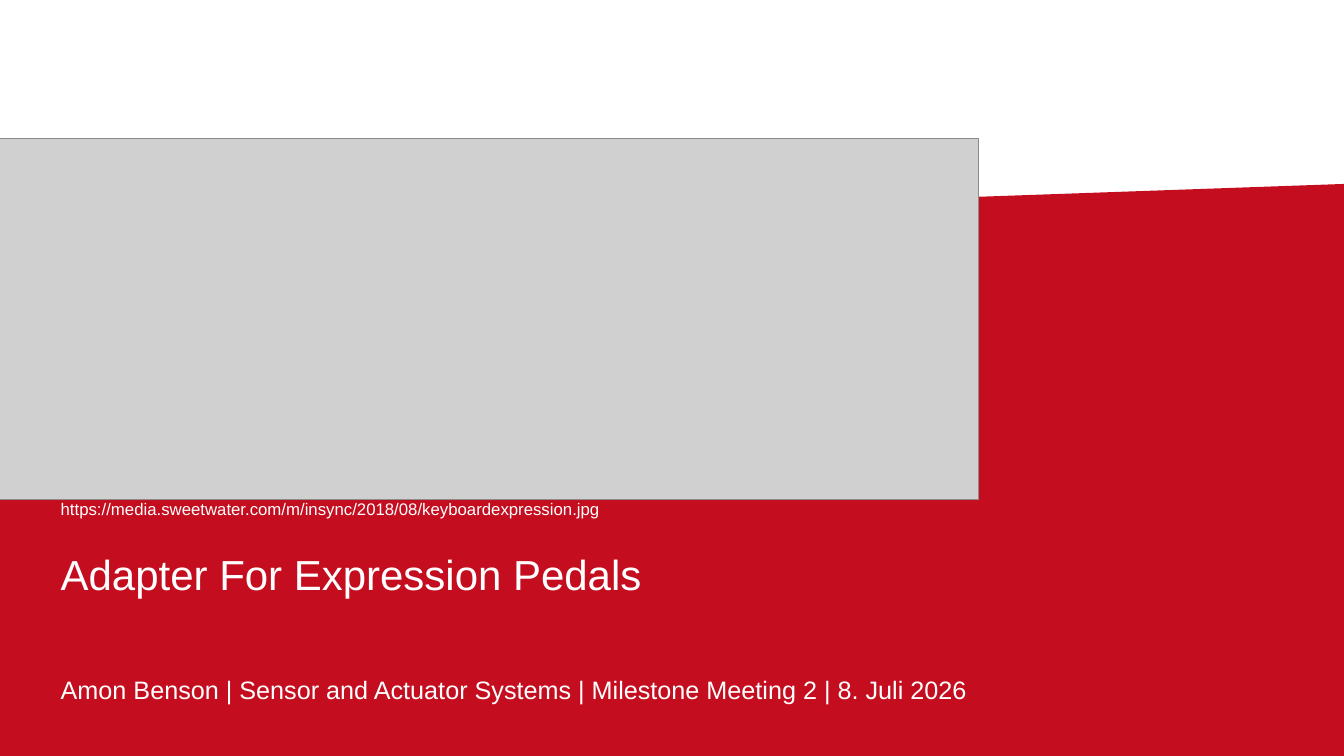
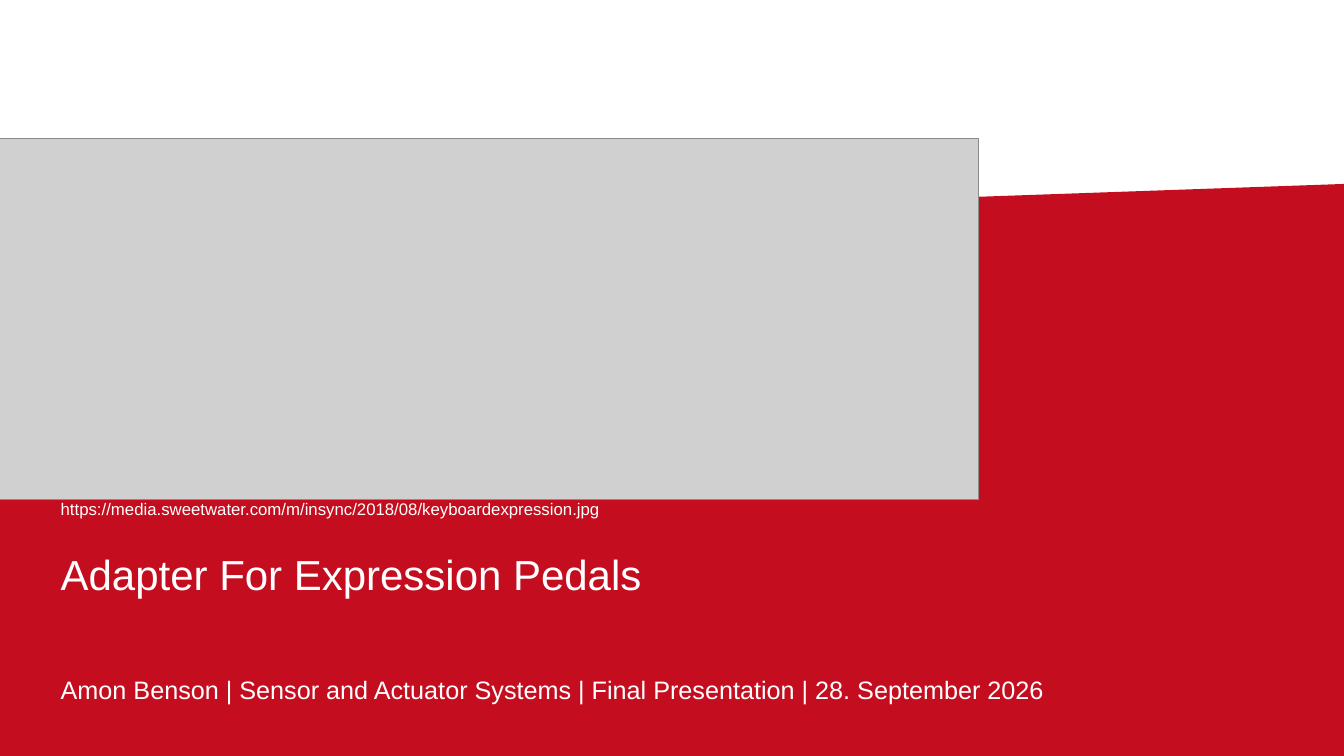
Before and after one commit to amonbenson/expad, a slide deck: slide 1 of presentations/Expression Controller Final.pptx. Drawn at 1344x756 pixels with LibreOffice and Linux fonts; fonts in the diff are those of the drawing; grey boxes stand for pictures; background and template pictures are left out. Boxes give left, top, right and bottom in pixels: in the first picture for what was removed or moved away, otherwise in the second. Text is boxed around its words. In the diff, an @@ line names an element or a change of style, - is before the commit and + after.

```diff
--- a/presentations/Expression Controller Final.pptx
+++ b/presentations/Expression Controller Final.pptx
@@ text at (61,680,1043,705): text changed @@
-Amon Benson | Sensor and Actuator Systems | Milestone Meeting 2 | 8. Juli 2026
+Amon Benson | Sensor and Actuator Systems | Final Presentation | 28. September 2026
```
Also in this commit, not shown: 13 other slides changed, 1 slide added, 1 slide removed, 23 other files.
